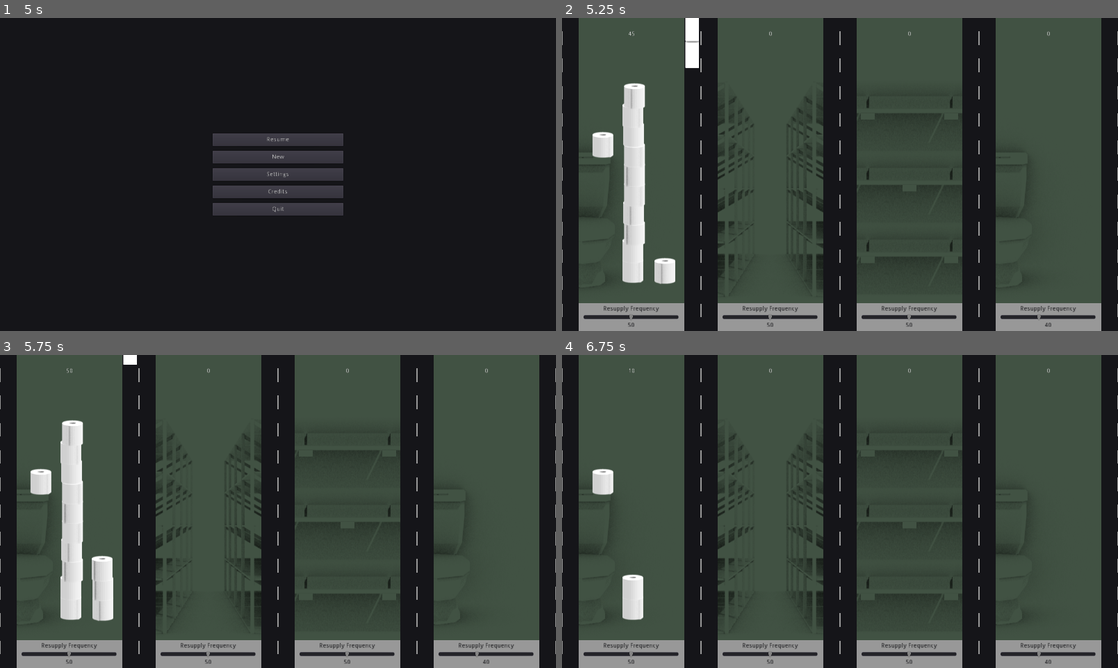
Above: before the commit, frames 1-4 (two rows, left to right).
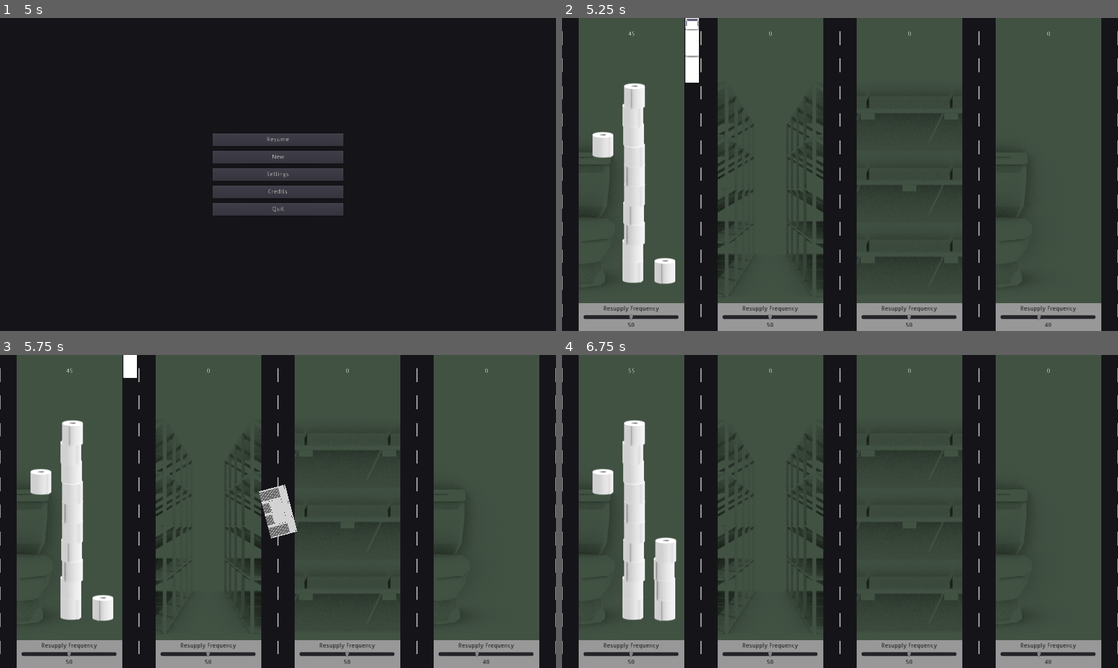
Above: after the commit, the same moments.

Repository: kevinlights/supply-chain
Game: Godot game, scene res://gui/menu.tscn
Same seed, same stepped clock (60 frames per second), same inputs: the game is played once before the commit and once after it.
Inputs (mouse positions are in pixels of both pictures, inside the frame that each line leads up to):
- Up to frame 1 (5 s): click "New" at 0.5 s; tap Enter at 1.25 s; move the mouse to (400, 158) at 1.27 s; hold Space (ui_select) 1.28-2.03 s; click (400, 158) at 1.42 s; move the mouse to (166, 190) at 2.02 s; tap Space (ui_select) at 2.1, 2.27, 2.57, 3.6, 3.77, 4.07 s; click (166, 190) at 2.17 s; move the mouse to (333, 105) at 2.77 s; hold Space (ui_select) 2.78-3.53 s; click (333, 105) at 2.92 s; move the mouse to (250, 237) at 3.52 s; click (250, 237) at 3.67 s; move the mouse to (444, 221) at 4.27 s; hold Space (ui_select) from 4.28 s (still down); click (444, 221) at 4.42 s; tap Escape at 4.9 s
- Up to frame 2 (5.25 s): release Space (ui_select) at 5 s; click "Resume" at 5 s
- Up to frame 3 (5.75 s): no input
- Up to frame 4 (6.75 s): move the mouse to (673, 464) at 5.77 s; tap Space (ui_select) at 5.85, 6.02, 6.32 s; click (673, 464) at 5.92 s; move the mouse to (867, 511) at 6.52 s; hold Space (ui_select) from 6.53 s (still down); click (867, 511) at 6.67 s

Frame 1 is identical in both runs. In frame 2, 0.2% of the frame differs, in the area x 22-25%, y 0-21%; in frame 3, 1.4%; in frame 4, 2.9%, in the area x 10-21%, y 4-86%.

Commit message:
Pause fix * Added check for newspaper image * Removed some old #TODO comments * Shortened delay before first event for testing purposes * Fixed pausing for menu and newspaper

Diff:
--- a/game_entities/newspaper/Newspaper.gd
+++ b/game_entities/newspaper/Newspaper.gd
@@ -3,9 +3,7 @@
 var animationTween : Tween
 
 func _ready():
-	#FIXME: Doesn't actually pause??
-	get_parent().set_process(false)
-	set_process(true)
+	get_tree().paused = true
 	animationTween = Tween.new()
 	add_child(animationTween)
 	animationTween.interpolate_method(self, "set_rotation", -TAU * 3, 0, 0.75, Tween.TRANS_SINE, Tween.EASE_OUT)
@@ -16,14 +14,19 @@
 	if "headline" in event:
 		get_node("Paper/TitleContent/Headline").set_text(event["headline"].to_upper())
 	if "image" in event:
-		#TODO: Check that the image exists before trying ot set texture
-		get_node("Paper/PaperContent/Center/PhotoFrame/Photo").texture = load("game_entities/newspaper/" + event["image"])
+		var imagePath = "game_entities/newspaper/" + event["image"]
+		if ResourceLoader.exists(imagePath):
+			get_node("Paper/PaperContent/Center/PhotoFrame/Photo").texture = load(imagePath)
+		else:
+			#TODO: Set a default image
+			get_node("Paper/PaperContent/Center/PhotoFrame/Photo").texture = null
+			pass
 
 func _process(_delta):
 	if Input.is_action_just_released("ui_select"):
 		close()
 
 func close():
-	#TODO: Process and apply effect
+	get_tree().paused = false
 	get_parent().set_process(true)
 	queue_free()
--- a/game_entities/newspaper/Newspaper.tscn
+++ b/game_entities/newspaper/Newspaper.tscn
@@ -14,6 +14,7 @@
 border_color = Color( 0.0862745, 0.0862745, 0.101961, 1 )
 
 [node name="Newspaper" type="Control"]
+pause_mode = 2
 margin_right = 40.0
 margin_bottom = 40.0
 rect_min_size = Vector2( 1280, 720 )
--- a/gui/Game.gd
+++ b/gui/Game.gd
@@ -17,7 +17,7 @@
 							"home": {"max_level": 100, "initial_level": 0, "initial_demand": 40}
 						}
 var event_frequency := 20.0
-var next_event_time := 20.0
+var next_event_time := 5.0
 
 # Bring up menu if player hits ESC
 func _input(event: InputEvent) -> void:
@@ -77,7 +77,6 @@
 		return null
 
 func load_events(path):
-	#TODO: Load this from file(s)
 	event_list = read_json(path)
 
 func get_random_event():
@@ -98,10 +97,8 @@
 
 func add_event(event : Dictionary) -> void:
 	print("Adding event ", event["headline"])
-
 	event = event.duplicate()
 
-	#TODO: Implement proper pausing here
 	var newspaper = newspaper_scene.instance()
 	newspaper.set_event(event)
 	get_parent().add_child(newspaper)
--- a/gui/menu.gd
+++ b/gui/menu.gd
@@ -32,22 +32,20 @@
 # Pauses game and makes menus visible
 func show_menu():
 	self.visible = true
-	self.set_process(true)
 
 	resume_button.visible = true
 	game_node.visible = false
-	game_node.set_process(false)
+	get_tree().paused = true
 
-# Hides menu and pauses game
+# Hides menu and unpauses game
 func hide_menu():
 	self.visible = false
-	self.set_process(false)
+	get_tree().paused = false
 
 # Hides the menu and resumes the game
 func resume_game():
 	hide_menu()
 	game_node.visible = true
-	game_node.set_process(true)
 
 # Creates a new game with SupplyPoints back to default values
 func new_game():
--- a/gui/menu.tscn
+++ b/gui/menu.tscn
@@ -3,6 +3,7 @@
 [ext_resource path="res://gui/menu.gd" type="Script" id=1]
 
 [node name="Control" type="CenterContainer"]
+pause_mode = 2
 anchor_right = 1.0
 anchor_bottom = 1.0
 script = ExtResource( 1 )
